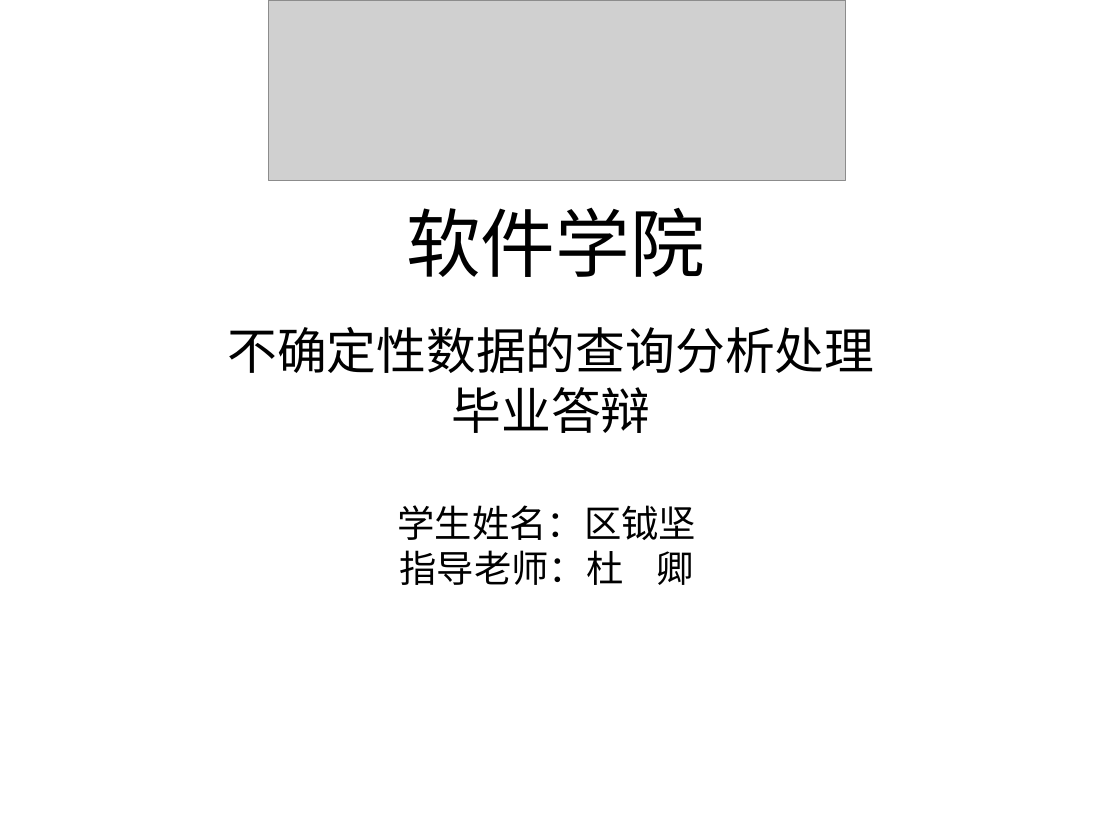
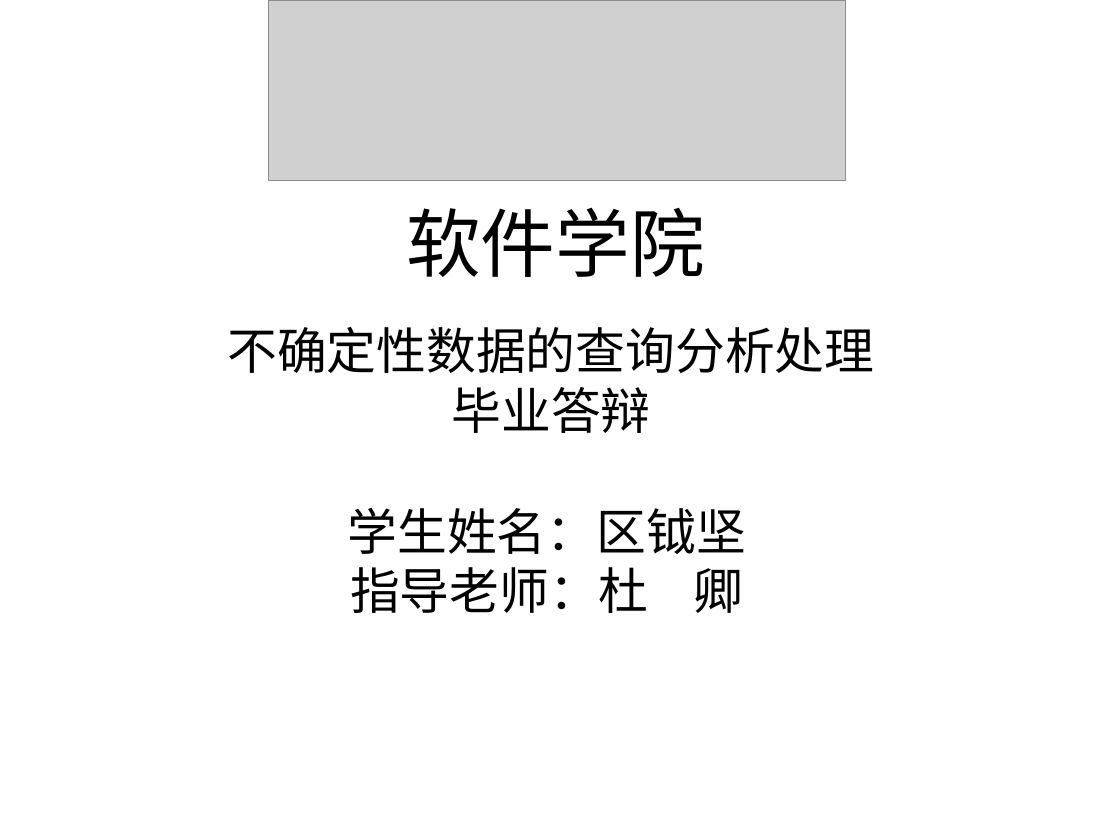
Before and after one commit to HiltonWei/wpstest, a slide deck: slide 1 of branches/区钺坚/读书报告/答辩演示_区钺坚.ppt. Drawn at 1120x840 pixels with LibreOffice and Linux fonts; fonts in the diff are those of the drawing; grey boxes stand for pictures. Boxes give left, top, right and bottom in pixels: in the first picture for what was removed or moved away, otherwise in the second. Text is boxed around its words. In the diff, an @@ line names an element or a change of style, - is before the commit and + after.

```diff
--- a/branches/区钺坚/读书报告/答辩演示_区钺坚.ppt
+++ b/branches/区钺坚/读书报告/答辩演示_区钺坚.ppt
@@ text "学生姓名：区钺坚" at box(347, 508, 745, 613): size 24 to 32 pt, font Times New Roman to Noto Sans CJK JP @@
```
Also in this commit, not shown: 7 other slides changed, 5 slides added, 1 other file.
